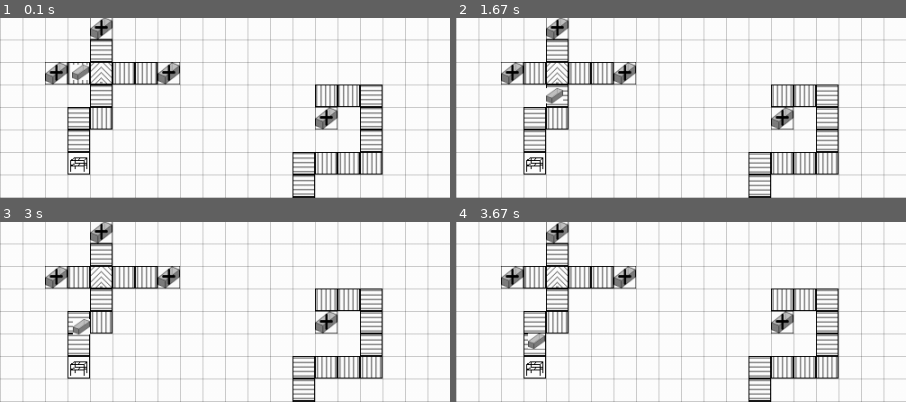
Above: before the commit, frames 1-4 (two rows, left to right).
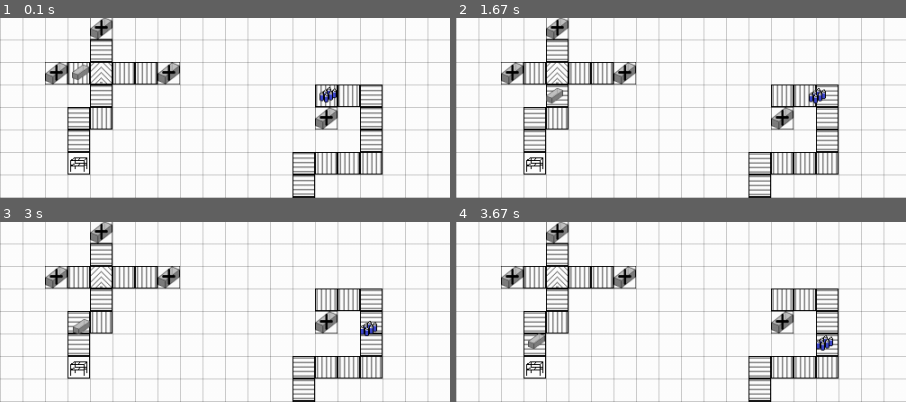
Above: after the commit, the same moments.

Repository: TobiasScheuer/PyGame-Simulations-other
Game: pygame game, started from FactorySim.py
The game is run twice, just before and just after one commit, with the same random seed, the same clock (stepped at 60 frames per second) and the same inputs.
Inputs:
- Up to frame 1 (0.1 s): no input
- Up to frame 2 (1.67 s): no input
- Up to frame 3 (3 s): no input
- Up to frame 4 (3.67 s): no input
The pictures show only the part of the screen within x 0-50%, y 0-50%; the shares and areas given below are measured in that part.

The runs differ from the first frame. In frame 1, 0.3% of the frame differs, in the area x 16-75%, y 25-48%; in frame 2, 0.3%; in frame 3, 0.3%; in frame 4, 0.3%, in the area x 16-84%, y 61-72%.

Commit message:
fix[images]: edited images of products to have a transparent background. Switched from convert() to convert_alpha to keep transparency for products

Diff:
--- a/FactorySim.py
+++ b/FactorySim.py
@@ -429,8 +429,23 @@
 		super().__init__(coordinates)
 		self.size = (19,17)
 		self.rect = pygame.Rect((coordinates[0]+3, coordinates[1]+3), self.size)
-		tempimage = pygame.image.load("res/factory/box.png").convert()
+		tempimage = pygame.image.load("res/factory/box.png").convert_alpha()
 		self.image = pygame.transform.smoothscale(tempimage, self.size)
+		self.content = None
+
+class Bottles(Product):
+	"""
+	doc
+	"""
+	def __init__(self, coordinates):
+		super().__init__(coordinates)
+		self.size = (19,17)
+		self.rect = pygame.Rect((coordinates[0]+3, coordinates[1]+3), self.size)
+		tempimage = pygame.image.load("res/factory/bottles.png").convert_alpha()
+		self.image = pygame.transform.smoothscale(tempimage, self.size)
+		tempimage = pygame.image.load("res/factory/boxedBottles.png").convert_alpha()
+		self.image_boxed = pygame.transform.smoothscale(tempimage, self.size)
+
 
 
 def create_grid(screen):
@@ -477,6 +492,8 @@
 	LOGISTICS.append(TIntersection1)
 	box1 = Box((75,50))
 	PRODUCTS.append(box1)
+	bottles1 = Bottles((350,75))
+	PRODUCTS.append(bottles1)
 	BOXTIMER, t = pygame.USEREVENT+1, 4000
 	pygame.time.set_timer(BOXTIMER, t)
 	caption = 'FactorySim'
Binary file added: res/factory/bottles.png
Binary file changed: res/factory/box.png
Binary file added: res/factory/boxedBottles.png
